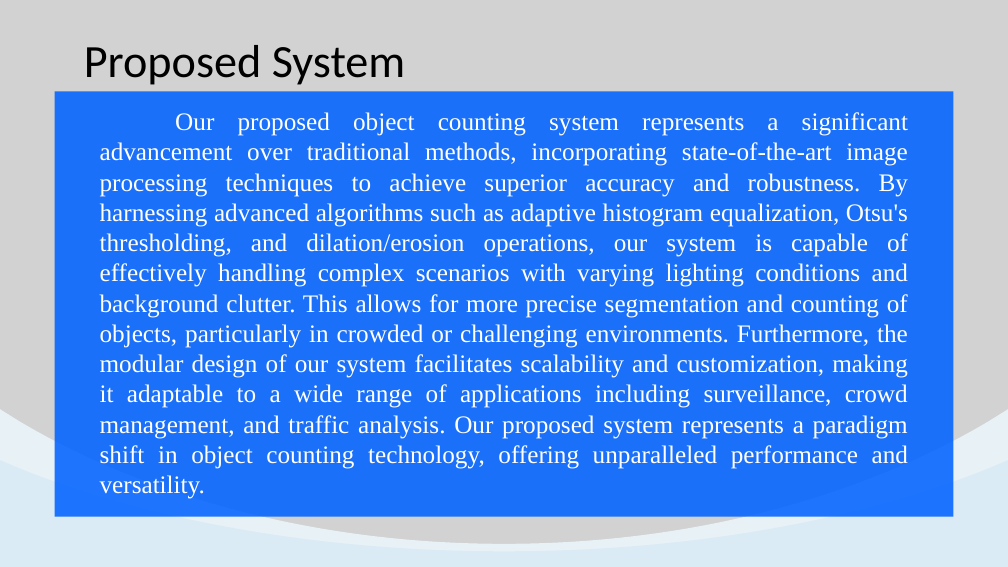
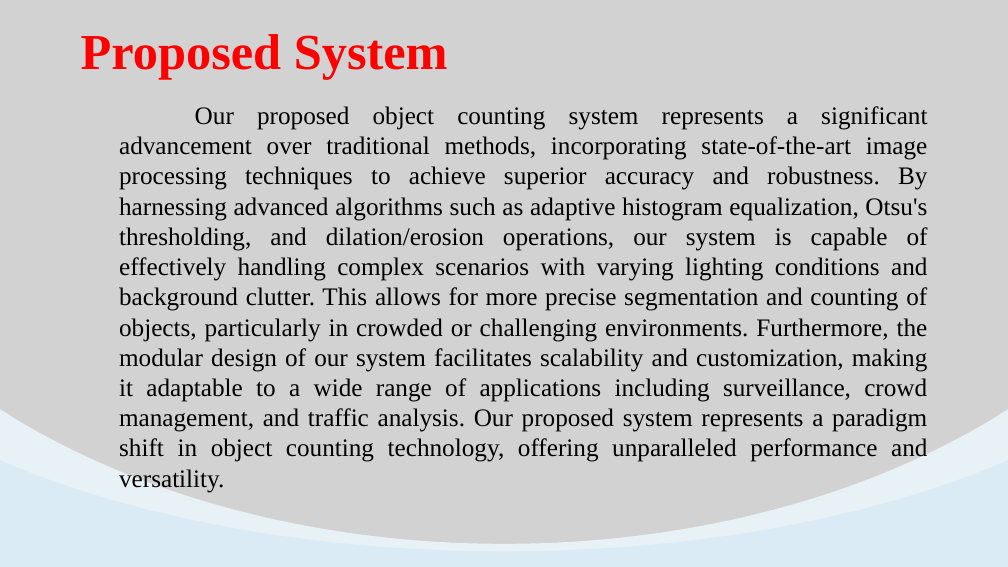
Before and after one commit to Chakrapani2122/Major-Project, a slide deck: slide 6 of Major Project.pptx. Drawn at 1008x567 pixels with LibreOffice and Linux fonts; fonts in the diff are those of the drawing. Boxes give left, top, right and bottom in pixels: in the first picture for what was removed or moved away, otherwise in the second. Text is boxed around its words. In the diff, an @@ line names an element or a change of style, - is before the commit and + after.

```diff
--- a/Major Project.pptx
+++ b/Major Project.pptx
@@ text "Proposed System": place and size @@
-text "Proposed System" at [84,45,406,85]
+text "Proposed System" at [81,34,448,80]
@@ text "Proposed System" at [81,34,448,80]: size 44 to 48 pt, font Calibri to Times New Roman, text colour #000000 to #FF0000, bold on @@
@@ rectangle removed at [54,91,954,517] @@
@@ text "Our proposed object counting system ...": place and size @@
-text "Our proposed object counting system ..." at [100,112,908,499]
+text "Our proposed object counting system ..." at [119,106,928,493]
@@ text "Our proposed object counting system ..." at [119,106,928,493]: text colour #FFFFFF to #000000 @@
```
Also in this commit, not shown: 10 other slides changed.
